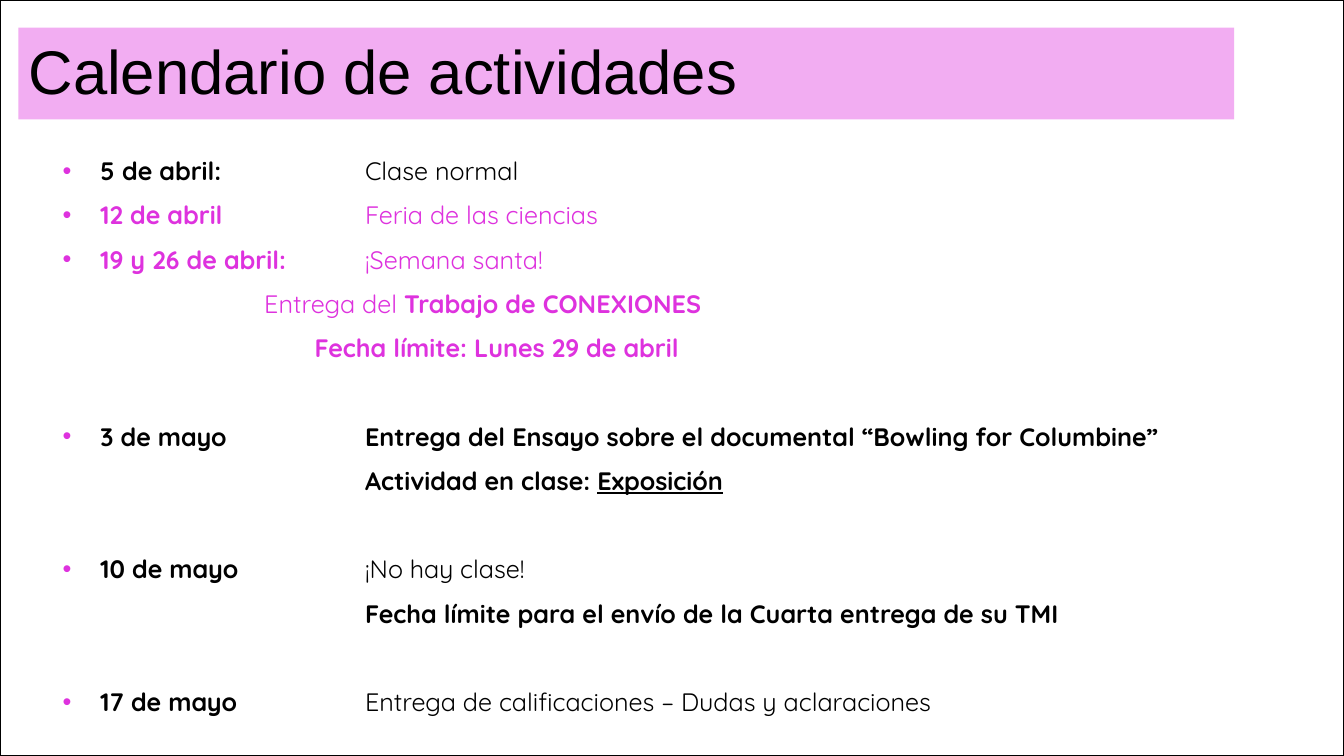
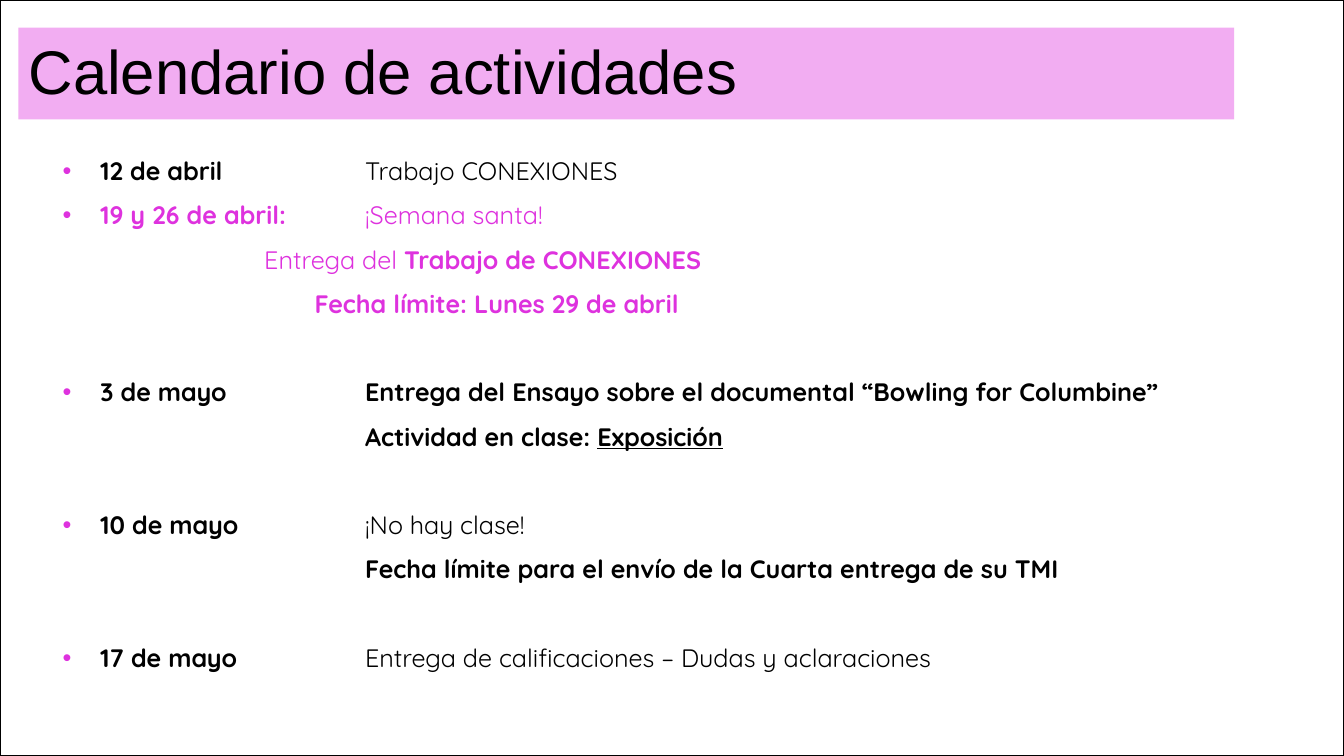
Before and after one commit to Adrifelcha/afchavez-019, a slide deck: slide 7 of JeanPiaget/Presentaciones/UltimaClase.pptx. Drawn at 1344x756 pixels with LibreOffice and Linux fonts; fonts in the diff are those of the drawing. Boxes give left, top, right and bottom in pixels: in the first picture for what was removed or moved away, otherwise in the second. Text is boxed around its words. In the diff, an @@ line names an element or a change of style, - is before the commit and + after.

```diff
--- a/JeanPiaget/Presentaciones/UltimaClase.pptx
+++ b/JeanPiaget/Presentaciones/UltimaClase.pptx
@@ text at bbox=[100, 161, 618, 185]: text changed; text colour #DE32DE to #000000 @@
-• 5 de abril: Clase normal
-• 12 de abril Feria de las ciencias
+• 12 de abril Trabajo CONEXIONES
```
Also in this commit, not shown: 8 other slides changed, 36 other files.
